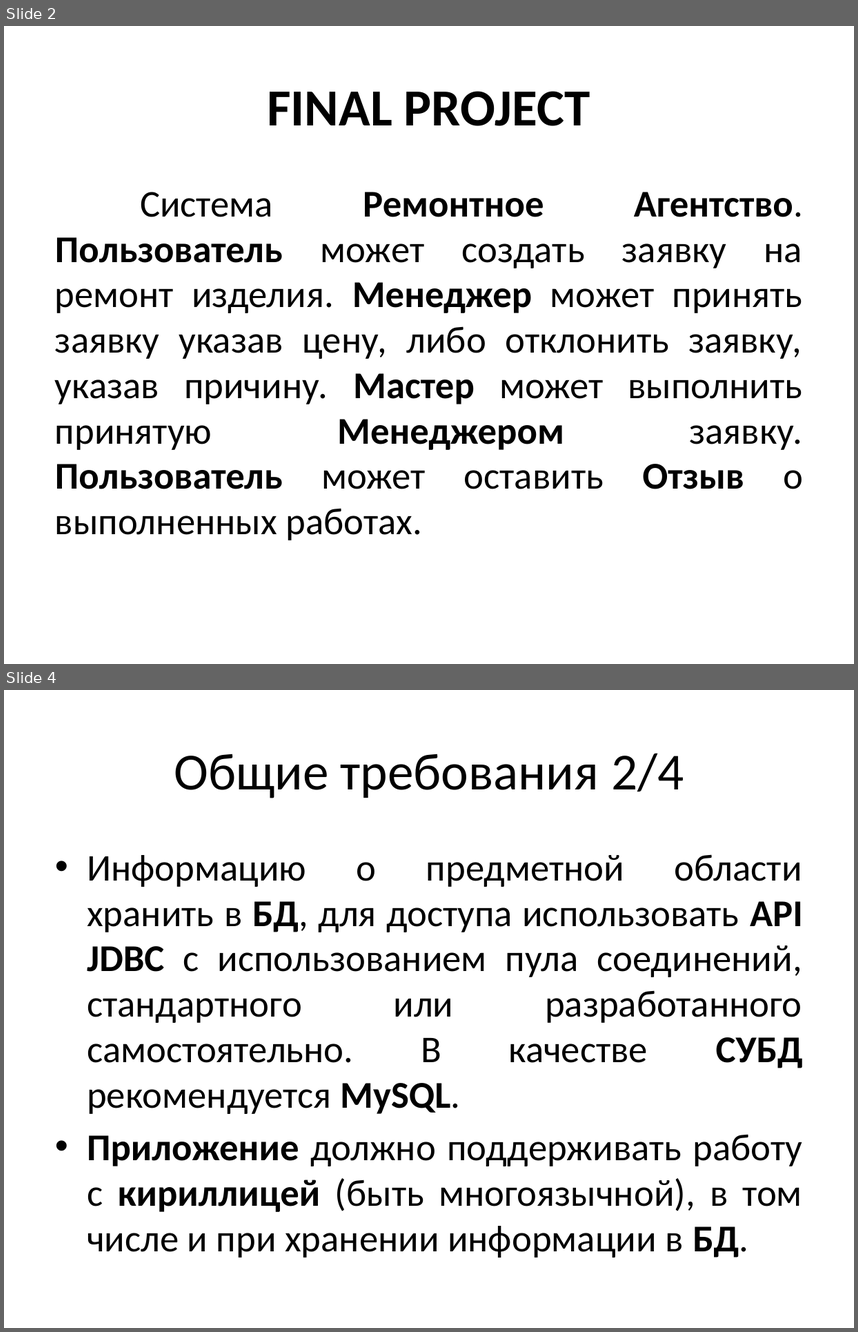
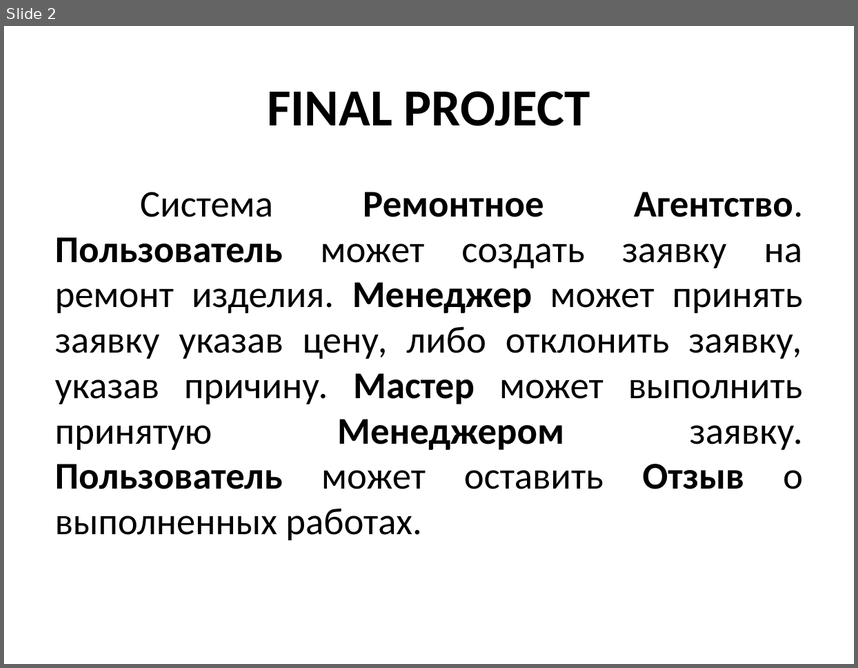
Before and after one commit to MikhailGlushko/FinalProject, a slide deck: doc/README.pptx. Shown one above the other, each under a label of ours: slides 2 and 4 before the commit, slide 2 after it; the slides between them are not shown. The pictures are 858x1332 and 858x668 pixels, drawn with LibreOffice and Linux fonts; fonts in the diff are those of the drawing. Boxes give left, top, right and bottom in pixels: in the first picture for what was removed or moved away, otherwise in the second. Text is boxed around its words. In the diff, an @@ line names an element or a change of style, - is before the commit and + after.

```diff
--- a/doc/README.pptx
+++ b/doc/README.pptx
@@ slide 4 removed at bbox=[4, 690, 854, 1328], background #FFFFFF @@
@@ title removed at bbox=[174, 753, 684, 798] @@
-Общие требования 2/4
@@ text removed at bbox=[87, 854, 803, 1257] @@
-• Информацию о предметной области хранить в БД, для доступа использовать API JDBC с использованием пула соединений, стандартного или разработанного самостоятельно. В качестве СУБД рекомендуется MySQL.
-• Приложение должно поддерживать работу с кириллицей (быть многоязычной), в том числе и при хранении информации в БД.
```
Also in this commit, not shown: 6 slides added, 7 other slides removed, 1 other file.
